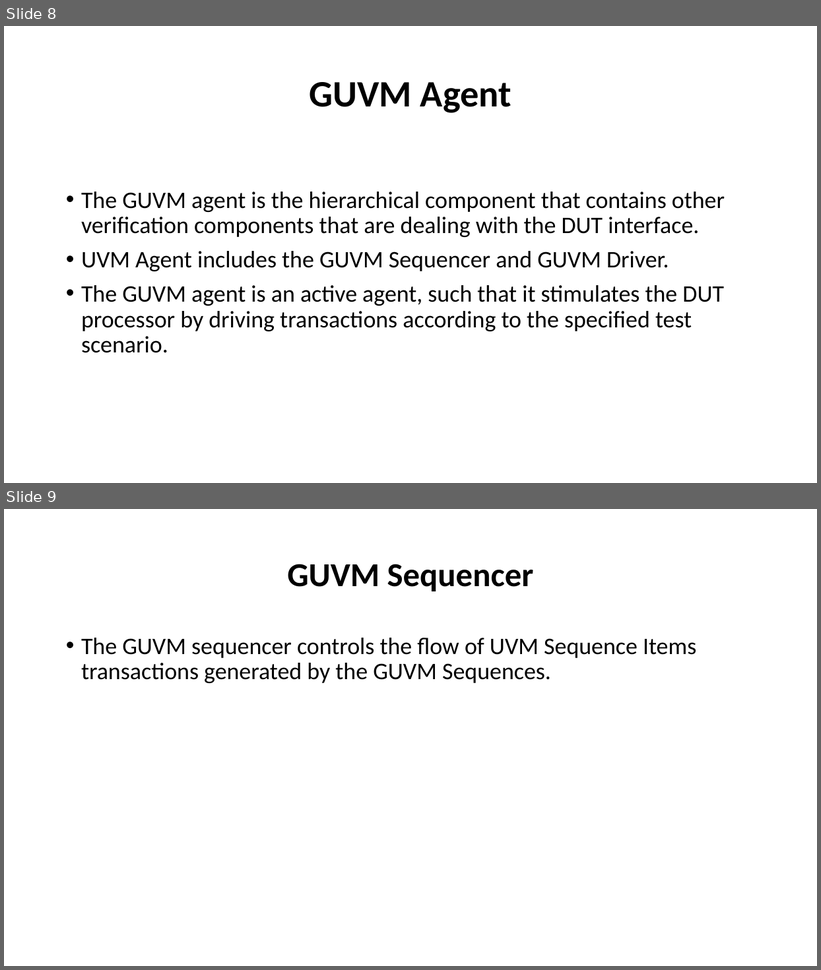
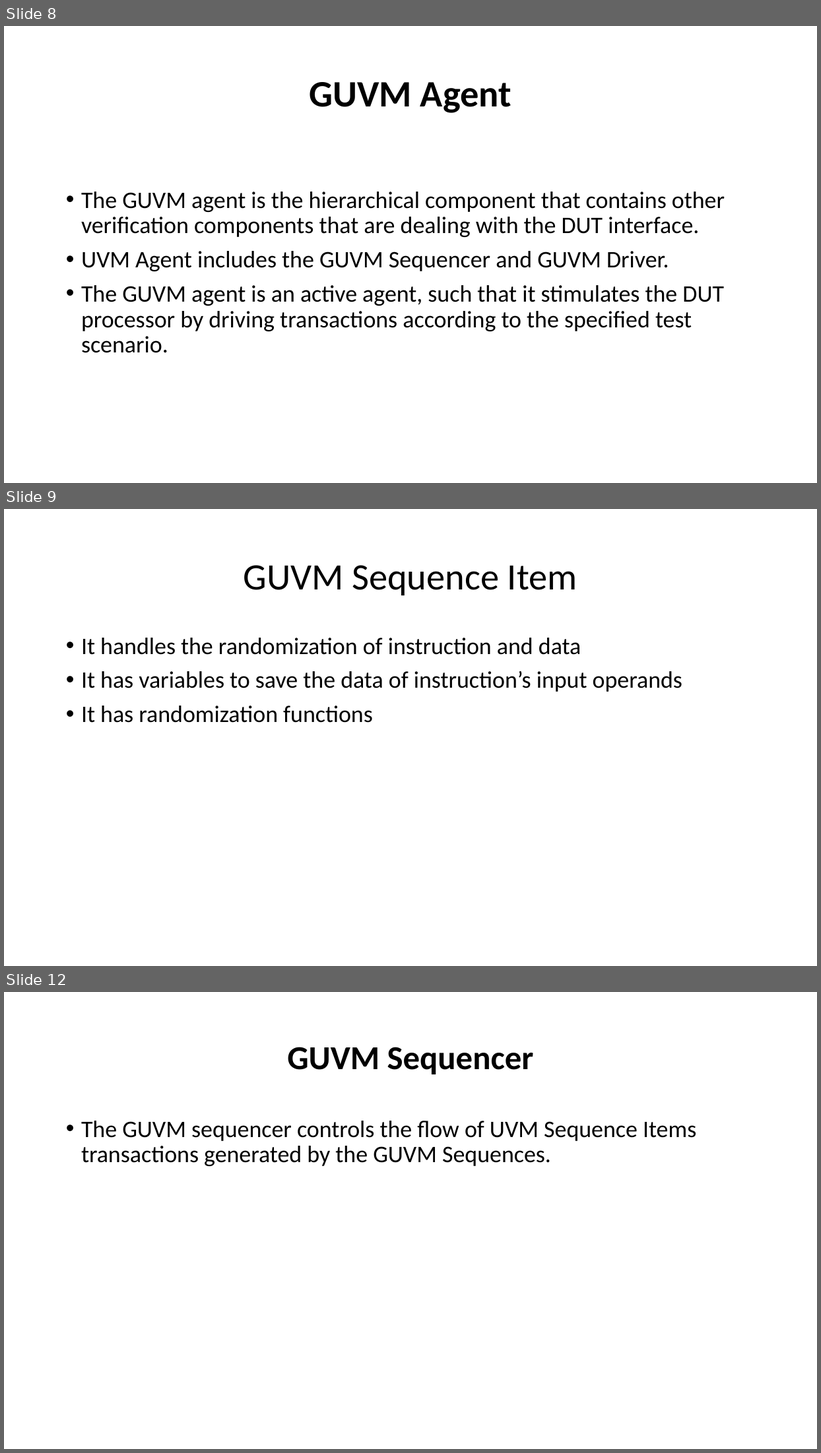
Before and after one commit to cufeolm/codeGP, a slide deck: Block Diagram_edited.pptx. Shown one above the other, each under a label of ours: slides 8 and 9 before the commit, slides 8, 9 and 12 after it; the slides between them are not shown. The pictures are 821x970 and 821x1453 pixels, drawn with LibreOffice and Linux fonts; fonts in the diff are those of the drawing. Boxes give left, top, right and bottom in pixels: in the first picture for what was removed or moved away, otherwise in the second. Text is boxed around its words. In the diff, an @@ line names an element or a change of style, - is before the commit and + after.

```diff
--- a/Block Diagram_edited.pptx
+++ b/Block Diagram_edited.pptx
@@ slide 9 added at bbox=[4, 509, 817, 966], background #FFFFFF @@
@@ title added at bbox=[243, 565, 578, 595], 44 pt, text #000000 @@
+GUVM Sequence Item
@@ text added at bbox=[81, 638, 682, 723], 28 pt, text #000000 @@
+• It handles the randomization of instruction and data
+• It has variables to save the data of instruction’s input operands
+• It has randomization functions
@@ what was slide 9 is now slide 12 @@
```
Also in this commit, not shown: 2 slides changed, 4 other slides added.
